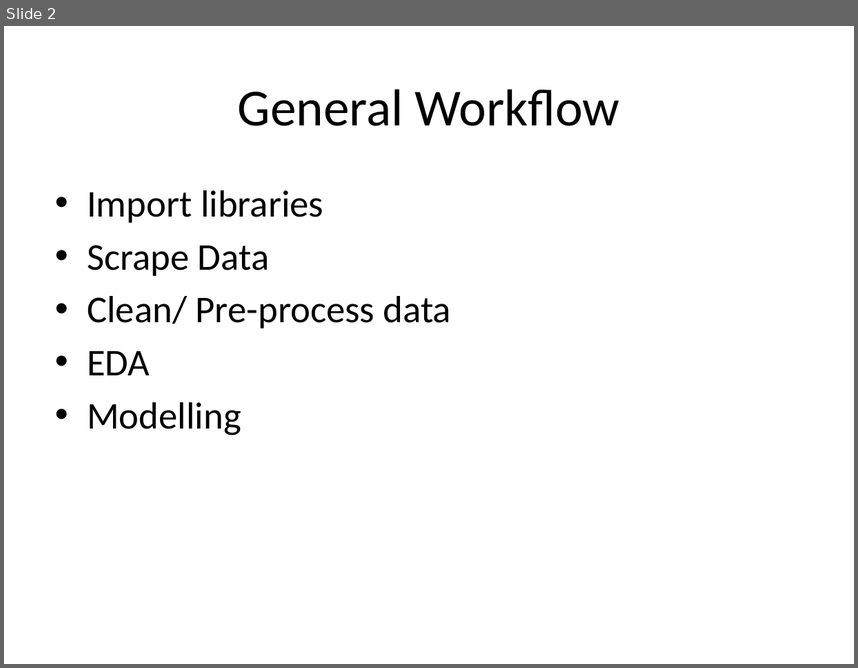
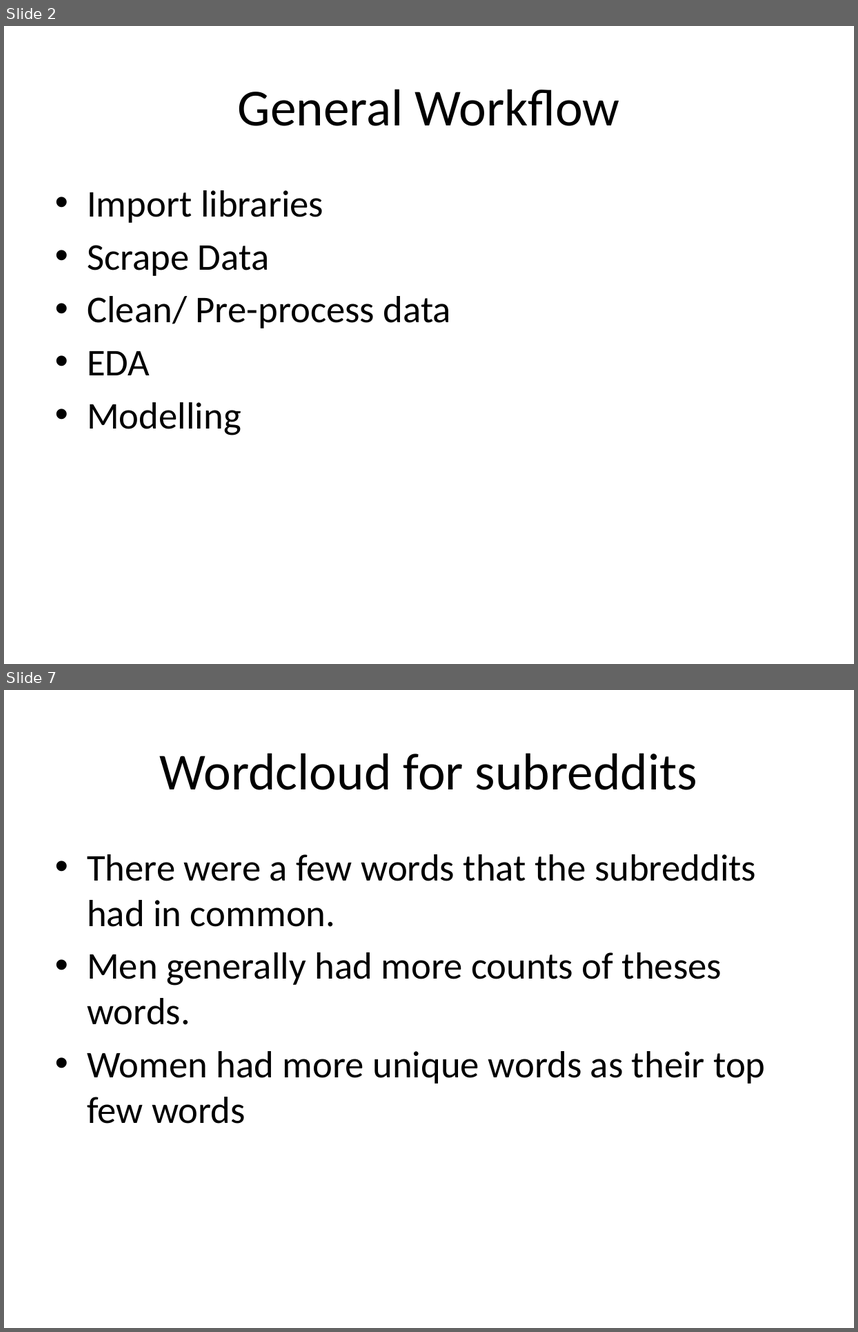
Before and after one commit to dantawesi/Classifying-Subreddits-with-NLP, a slide deck: Subreddit Classification.pptm. Shown one above the other, each under a label of ours: slide 2 before the commit, slides 2 and 7 after it; the slides between them are not shown. The pictures are 858x668 and 858x1332 pixels, drawn with LibreOffice and Linux fonts; fonts in the diff are those of the drawing. Boxes give left, top, right and bottom in pixels: in the first picture for what was removed or moved away, otherwise in the second. Text is boxed around its words. In the diff, an @@ line names an element or a change of style, - is before the commit and + after.

```diff
--- a/Subreddit Classification.pptm
+++ b/Subreddit Classification.pptm
@@ slide 7 added at (4, 690, 854, 1328), background #FFFFFF @@
@@ title added at (160, 753, 697, 790), 44 pt, text #000000 @@
+Wordcloud for subreddits
@@ text added at (87, 854, 765, 1123), 32 pt, text #000000 @@
+• There were a few words that the subreddits had in common.
+• Men generally had more counts of theses words.
+• Women had more unique words as their top few words
```
Also in this commit, not shown: 4 slides changed, 11 other slides added, 9 slides removed, 1 other file.
